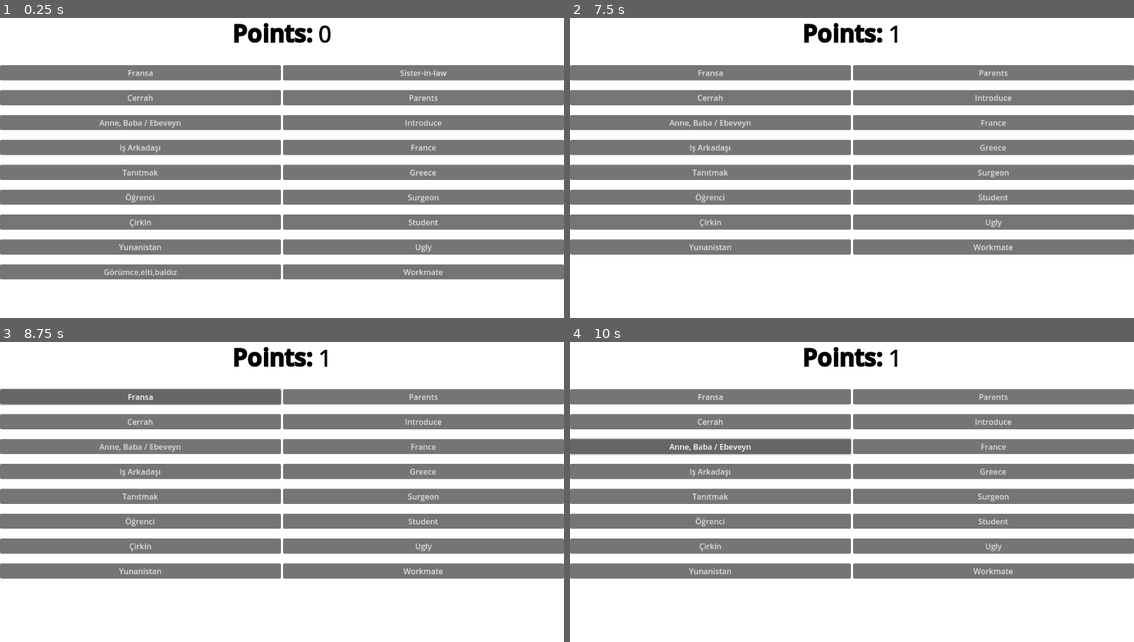
Above: before the commit, frames 1-4 (two rows, left to right).
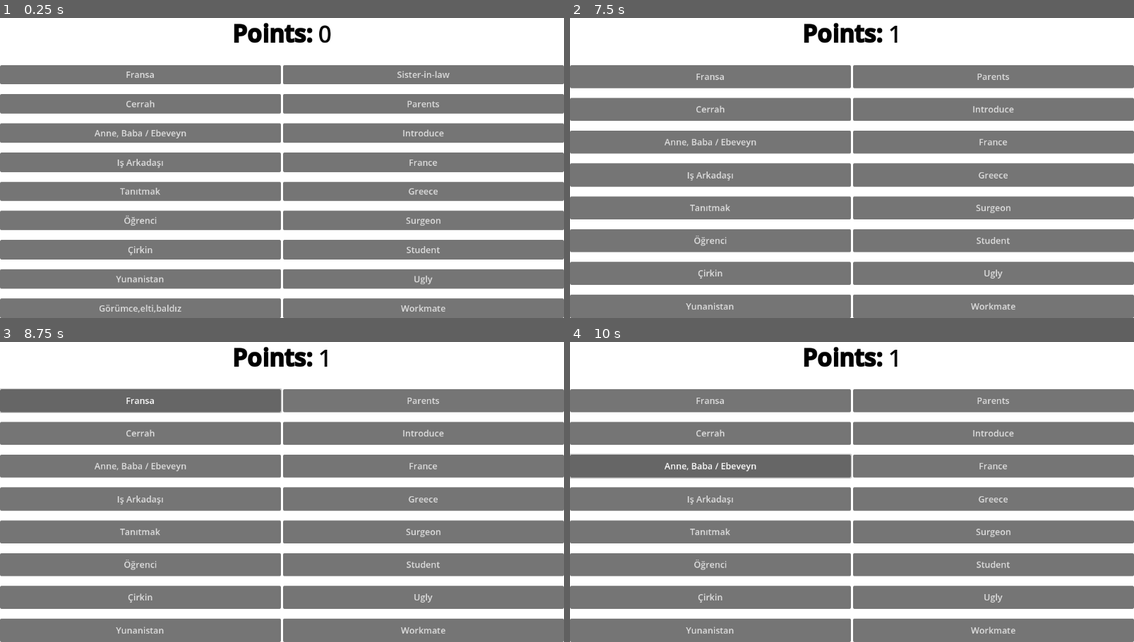
Above: after the commit, the same moments.

Repository: uraltunaboyu/word-match
Game: Godot game, scene res://control.tscn
Same seed, same stepped clock (60 frames per second), same inputs: the game is played once before the commit and once after it.
Inputs:
- Up to frame 1 (0.25 s): no input
- Up to frame 2 (7.5 s): click "Fransa" at 0.5 s; click "Cerrah" at 1.25 s; click "Anne, Baba / Ebeveyn" at 2 s; click "Iş Arkadaşı" at 2.75 s; click "Tanıtmak" at 3.5 s; click "Öğrenci" at 4.25 s; click "Çirkin" at 5 s; click "Yunanistan" at 5.75 s; click "Görümce,elti,baldız" at 6.5 s; click "Sister-in-law" at 7.25 s
- Up to frame 3 (8.75 s): click "Fransa" at 8 s
- Up to frame 4 (10 s): click "Cerrah" at 8.75 s; click "Anne, Baba / Ebeveyn" at 9.5 s

The runs differ from the first frame. In frame 1, 42% of the frame differs, in the area x 0-100%, y 17-100%; in frame 2, 49%; in frame 3, 49%; in frame 4, 49%.

Commit message:
Added web functionality

Diff:
--- /dev/null
+++ b/default_words.gd
@@ -0,0 +1,129 @@
+extends RefCounted
+
+const DEFAULT_WORDS = """
+accountant: muhasebeci
+actor: erkek oyuncu
+actress: kadın oyuncu
+architect: mimar
+aunt: hala, teyze
+brilliant: muhteşem
+brother: erkek kardeş
+builder:inşaatçı
+carpenter:marangoz
+city map: şehir haritası
+colleague: iş arkadaşı
+country: ülke
+cousin: kuzen
+cross the road: caddeden karşıya geçmek
+crowded: kalabalık
+dangerous: tehlikeli
+daughter: kız evlat
+delicious: lezzetli
+diplomat: dış işleri görevlisi
+disgusting: iğrenç
+doctor: doktor
+earn life: hayatını kazanmak
+empty: boş
+engineer: mühendis
+fascinating: büyüleyici
+fashion designer:moda tasarımcı
+find a job: iş bulmak
+florist:çiçekçi
+footballer:futbolcu
+future job: gelecekteki iş
+get married: evlenmek
+go abroad: yurt dışına gitmek
+go along the street: cadde boyunca git
+go back: geri dönmek
+gorgeous: muhteşem, görkemli
+grandfather: büyük baba
+grandmother: büyük anne
+have a great time: harika vakit geçirmek
+hometown: memleket
+husband: koca
+impolite:kaba
+instructor: eğitmen
+introduce: tanıtmak
+journalist:gazeteci
+language: dil
+laptop: dizüstü bilgisayar
+lawyer:avukat, hukukçu
+live: yaşamak
+lucky: şanslı
+married: evli
+meet: tanışmak
+mobile phone: cep telefonu
+mother: anne
+move: taşınmak
+musician: müzisyen
+nationality: millet
+neighbour: komşu
+officer: memur
+parents: anne, baba / ebeveyn
+part-time: yarı zamanlı
+passport: pasaport
+plumber:su tesisatçısı
+policeman:polis
+polite: kibar
+relax: rahatlamak
+retired:emekli
+roommate: oda arkadaşı
+safe: güvenli
+scientist: bilim insanı
+singer:şarkıcı
+sister: kız kardeş
+sister-in-law: görümce,elti,baldız
+son: erkek evlat
+sports person:sporcu
+student ID card: öğrenci kimlik kartı
+student: öğrenci
+stunning: çekici
+surgeon:cerrah
+talented: yetenekli
+taxi driver:taksi şoförü
+teacher:öğretmen
+tennis player:tenis oyuncusu
+travel agent: seyahat acentesi
+turn left: sola dön
+turn right: sağa dön
+ugly: çirkin
+umbrella: şemsiye
+uncle: amca, dayı
+waitress: kadın garson
+wallet: cüzdan
+wife: eş, karı
+work: çalışmak
+workmate: iş arkadaşı
+writer:yazar
+COUNTRIES AND NATIONALITIES
+Australia: Avustralya
+Bulgaria: Bulgaristan
+Canada: Kanada
+China: Çin
+Egypt: Mısır
+France: Fransa
+Germany: Almanya
+Greece: Yunanistan
+Italy: İtalya
+Japan: Japonya
+Portugal: Portekiz
+Spain: İspanya
+Sweden: İsveç
+The UK: Birleşik krallık
+Turkey: Türkiye
+Australian: Avustralyalı
+British: İngiliz
+Bulgarian: Bulgar
+Canadian: Kanadalı
+Chinese: Çinli
+Egyptian: Mısırlı
+French: Fransız
+German: Alman
+Greek: Yunan
+Italian: İtalyan
+Japanese: Japon
+Portuguese: Portekizli
+Spanish: İspanyol
+Swedish: İsveçli
+Turkish: Türk
+"""
--- a/project.godot
+++ b/project.godot
@@ -15,6 +15,10 @@
 config/features=PackedStringArray("4.1", "GL Compatibility")
 config/icon="res://icon.svg"
 
+[audio]
+
+driver/mix_rate.web=44100
+
 [dotnet]
 
 project/assembly_name="Word Match"
--- a/startup.gd
+++ b/startup.gd
@@ -1,6 +1,8 @@
 extends HBoxContainer
 
-@onready var file = "res://words.txt"
+const FILENAME = "res://words.txt"
+const DEFAULT_WORDS = preload("res://default_words.gd")
+@onready var file_url = OS.get_executable_path().get_base_dir() + "/words.txt"
 @onready var turkish_words = $"Turkish Words"
 @onready var english_words = $"English Words"
 @export var red_rect: ColorRect
@@ -8,14 +10,19 @@
 @onready var turkish_word_buttons = ButtonGroup.new()
 @onready var english_word_buttons = ButtonGroup.new()
 @onready var score = 0
-
-const QUESTION_COUNT = 9
+@onready var font_size = max(int(get_viewport_rect().size.y / 40), 18)
 
 var turkish_words_index = {}
 var english_words_index = {}
 
 func _ready():
-	load_file(file)
+	var text
+	if OS.get_name() == "Web":
+		text = DEFAULT_WORDS.DEFAULT_WORDS
+	else:
+		text = load_file(FILENAME)
+	process_file_content(text)
+
 	generate_buttons()
 
 
@@ -24,24 +31,31 @@
 	button.text = word
 	button.toggle_mode = true
 	button.toggled.connect(_on_button_toggled.bind(button))
+	button.add_theme_font_size_override("font_size", font_size)
+	button.size_flags_vertical = Control.SIZE_EXPAND_FILL
 	return button
 
 func load_file(file):
 	var f = FileAccess.open(file, FileAccess.READ)
+	var text = f.get_as_text()
+	f.close()
+	return text
+
+func process_file_content(text):
 	var index = 1
-	while not f.eof_reached():
-		var line = f.get_line()
+	for line in text.split('\n'):
 		if line.contains(":"):
 			var english_word = line.split(":")[0].strip_edges().capitalize()
 			var turkish_word = line.split(":")[1].strip_edges().capitalize()
 			english_words_index[english_word] = index
 			turkish_words_index[turkish_word] = index
 		index += 1
-	f.close()
-	return
+
+func get_maximum_button_count():
+	return int(get_viewport_rect().size.y / (font_size * 4))
 
 func generate_buttons():
-	var question_count = min(turkish_words_index.size(), QUESTION_COUNT)
+	var question_count = min(turkish_words_index.size(), get_maximum_button_count())
 	var turkish_words_list = turkish_words_index.keys()
 	var english_words_list = english_words_index.keys()
 
Binary file added: OpenSans.ttf
Binary file added: output/Word Match.apple-touch-icon.png
Binary file added: output/Word Match.icon.png
Binary file added: output/Word Match.png
Not shown, changed: .gitignore
Not shown, added: output/Word Match.audio.worklet.js
Not shown, added: output/Word Match.html
Not shown, added: output/Word Match.js
Not shown, added: output/Word Match.pck
Not shown, added: output/Word Match.wasm
Not shown, added: output/Word Match.worker.js
